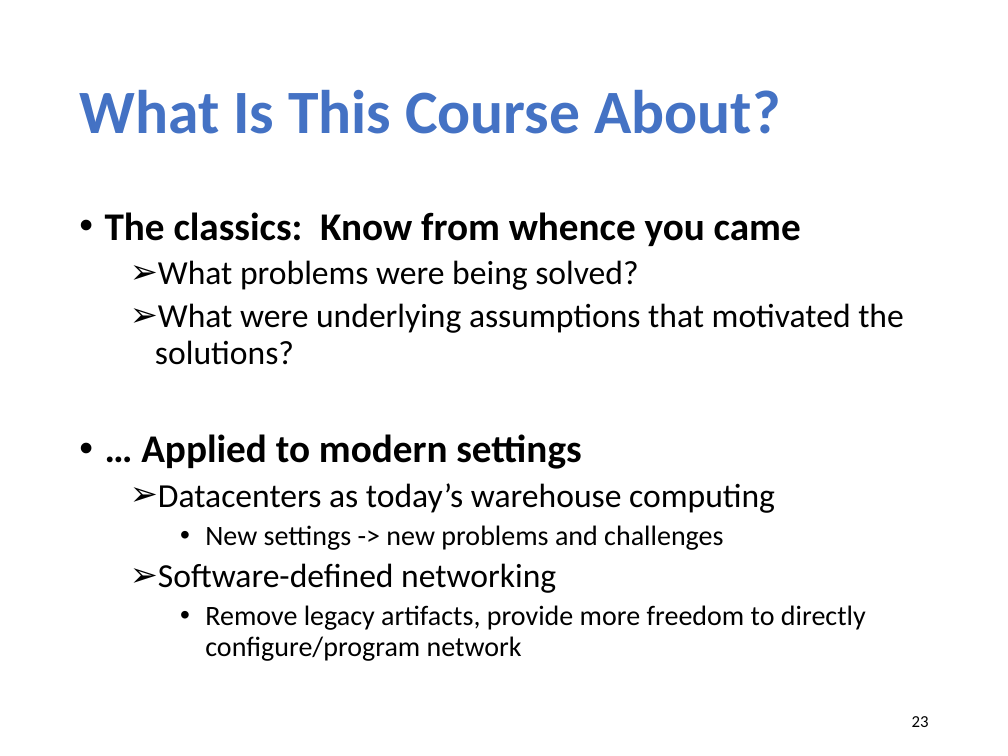
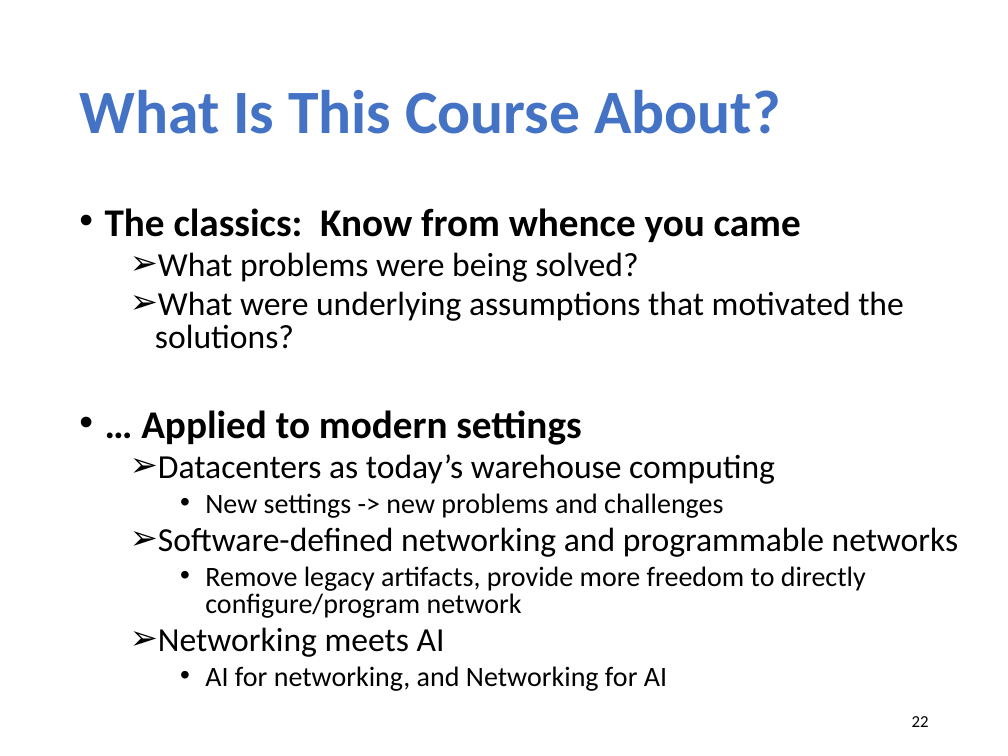
Before and after one commit to xinjin/course-adv-net, a slide deck: slide 22 of slides/lec01_overview.pptx (slide 23 before the commit). Drawn at 1008x756 pixels with LibreOffice and Linux fonts; fonts in the diff are those of the drawing. Boxes give left, top, right and bottom in pixels: in the first picture for what was removed or moved away, otherwise in the second. Text is boxed around its words. In the diff, an @@ line names an element or a change of style, - is before the commit and + after.

```diff
--- a/slides/lec01_overview.pptx
+++ b/slides/lec01_overview.pptx
@@ text at (105,208,904,618): line spacing 0.9 to 0.8 @@
@@ text at (158,527,959,557): text changed @@
-  ➢ Software-defined networking
+  ➢ Software-defined networking and programmable networks
@@ text at (158,627,667,691): paragraphs added @@
+  ➢ Networking meets AI
+    • AI for networking, and Networking for AI
@@ page number at (912,716,929,727): text changed @@
-23
+22
```
Also in this commit, not shown: 8 other slides changed, 1 slide removed, 1 other file.
